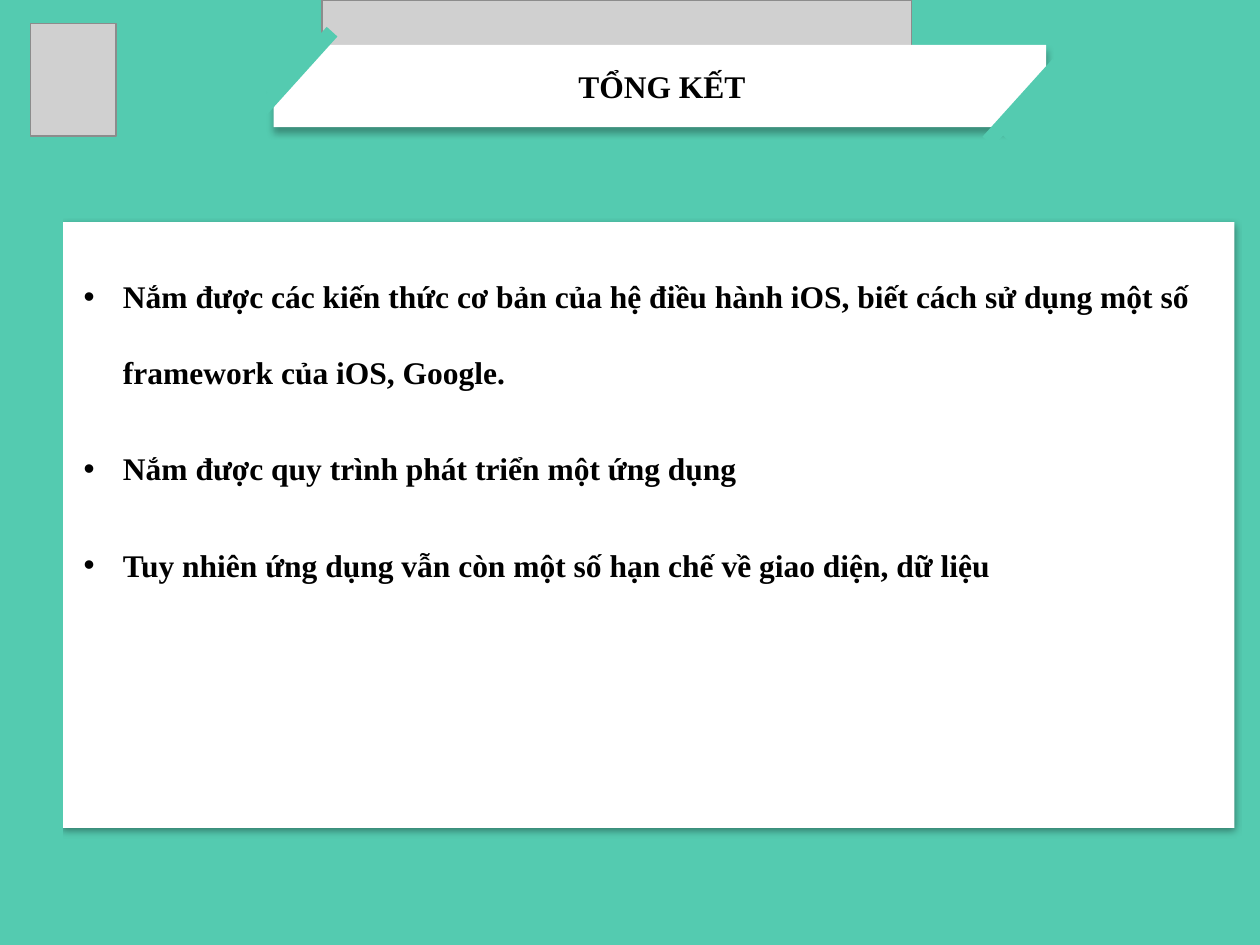
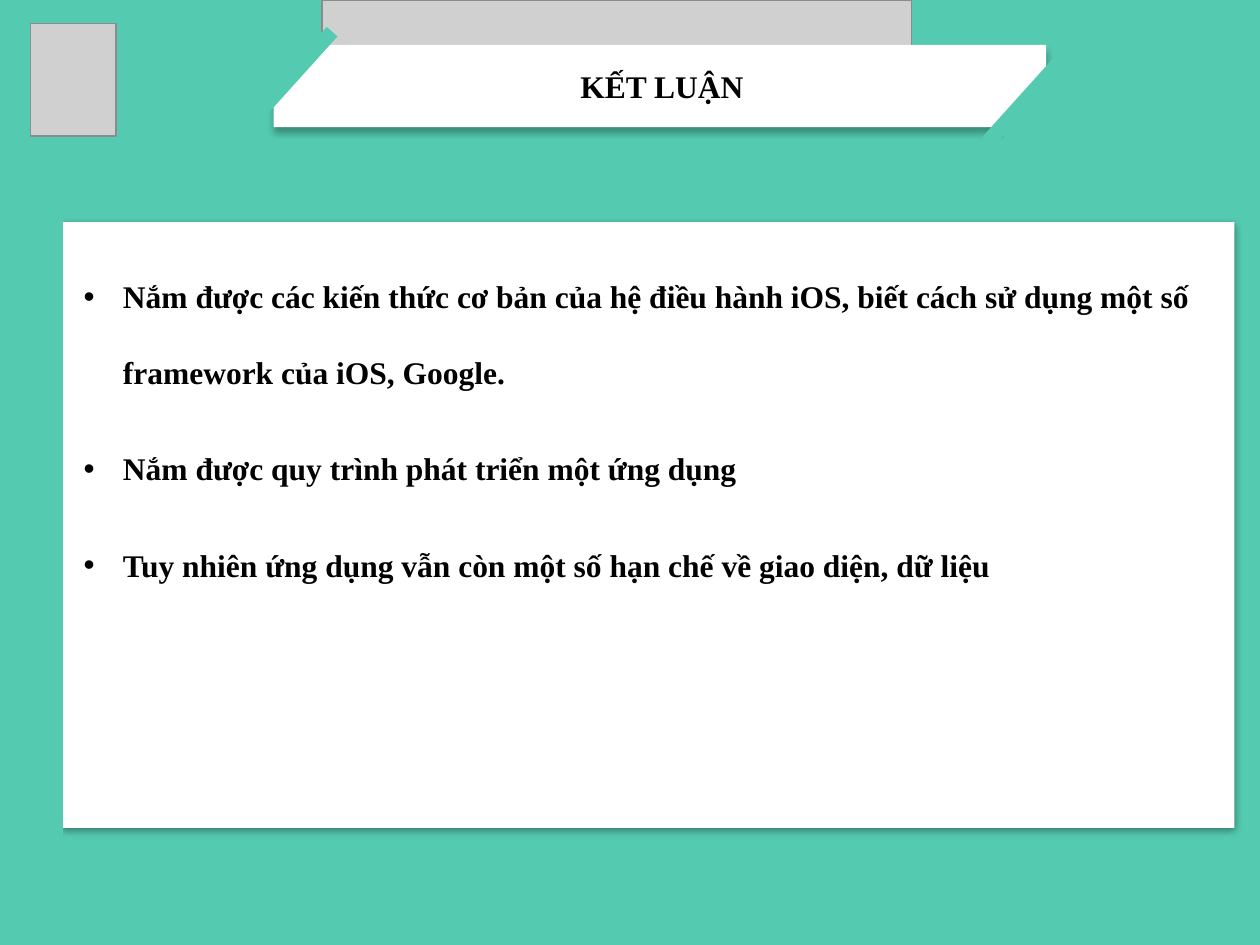
Before and after one commit to hung070996/DoAn, a slide deck: slide 12 of Englishor/Doc/DoAnPP.pptx (slide 10 before the commit). Drawn at 1260x945 pixels with LibreOffice and Linux fonts; fonts in the diff are those of the drawing; grey boxes stand for pictures. Boxes give left, top, right and bottom in pixels: in the first picture for what was removed or moved away, otherwise in the second. Text is boxed around its words. In the diff, an @@ line names an element or a change of style, - is before the commit and + after.

```diff
--- a/Englishor/Doc/DoAnPP.pptx
+++ b/Englishor/Doc/DoAnPP.pptx
@@ text at (580, 73, 743, 104): text changed @@
-TỔNG KẾT
+KẾT LUẬN
```
Also in this commit, not shown: 3 other slides changed, 2 slides added, 2 other files.
